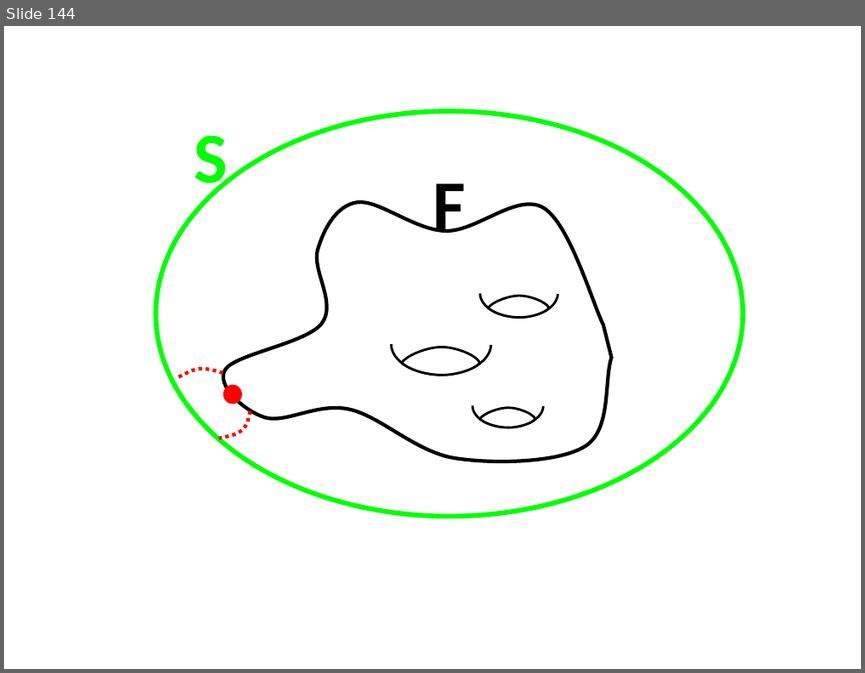
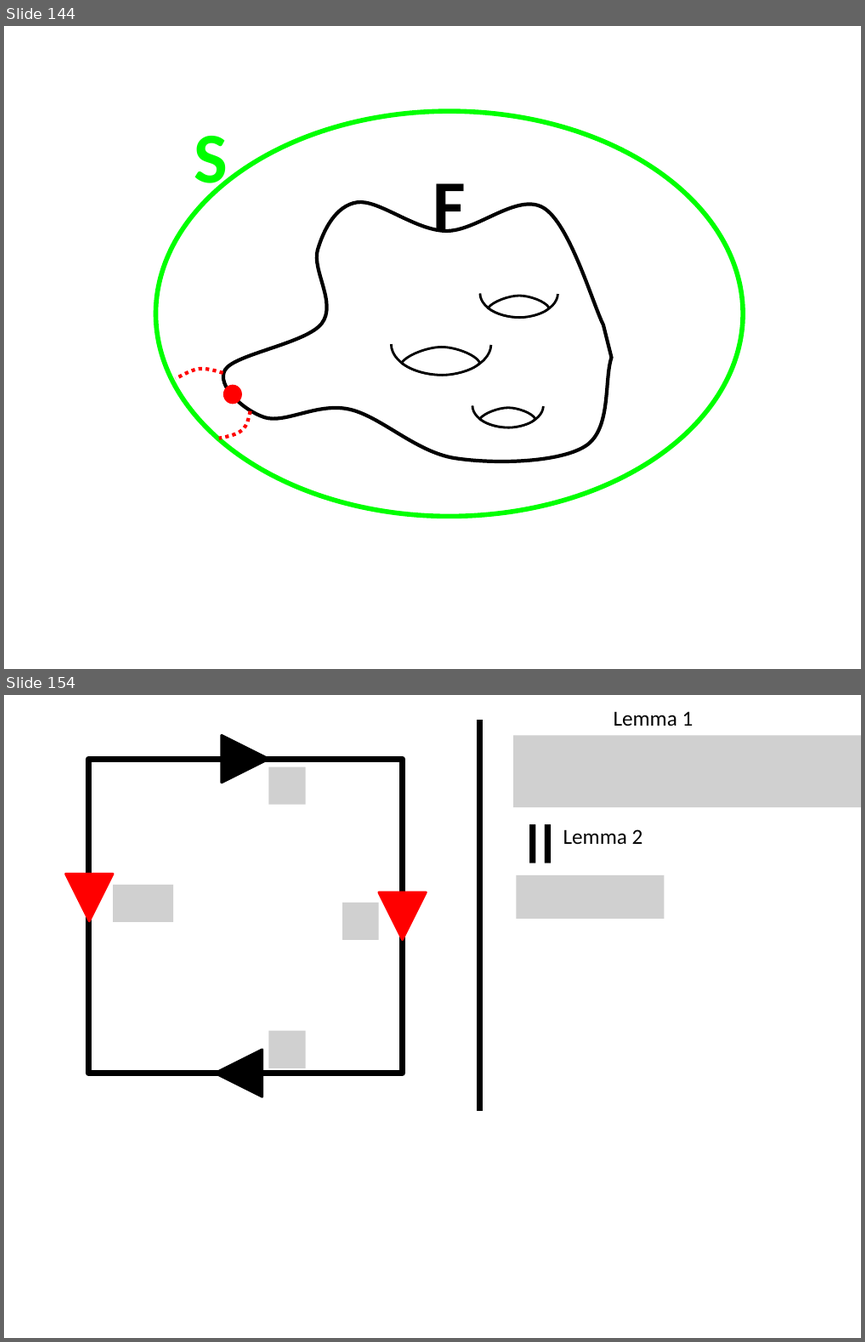
Before and after one commit to lutteropp/GeoTopo, a slide deck: images/Bilder.pptx. Shown one above the other, each under a label of ours: slide 144 before the commit, slides 144 and 154 after it; the slides between them are not shown. The pictures are 865x673 and 865x1342 pixels, drawn with LibreOffice and Linux fonts; fonts in the diff are those of the drawing; grey boxes stand for pictures. Boxes give left, top, right and bottom in pixels: in the first picture for what was removed or moved away, otherwise in the second. Text is boxed around its words. In the diff, an @@ line names an element or a change of style, - is before the commit and + after.

```diff
--- a/images/Bilder.pptx
+++ b/images/Bilder.pptx
@@ slide 154 added at (4,695,861,1338), background #FFFFFF @@
@@ line added from (479, 720) to (479, 1111), #000000 5 pt @@
@@ text added at (613,711,693,726), 18 pt, text #000000 @@
+Lemma 1
@@ triangle added at (222,735,268,783), fill #000000, outline #000000 2 pt @@
@@ picture added at (513,735,861,807) @@
@@ rectangle added at (88,760,402,1073), outline #000000 5 pt @@
@@ picture added at (268,767,306,805) @@
@@ text added at (485,812,609,873), 80 pt, text #000000 @@
+=
@@ text added at (563,829,643,844), 18 pt, text #000000 @@
+Lemma 2
@@ triangle added at (66,874,113,921), fill #FF0000, outline #FF0000 2 pt @@
@@ picture added at (113,885,173,922) @@
@@ triangle added at (378,892,426,939), fill #FF0000, outline #FF0000 2 pt @@
@@ picture added at (517,875,664,918) @@
@@ picture added at (342,902,378,940) @@
@@ triangle added at (215,1049,262,1096), fill #000000, outline #000000 2 pt @@
@@ picture added at (268,1031,306,1068) @@
```
Also in this commit, not shown: 10 other slides added, 7 other files.
